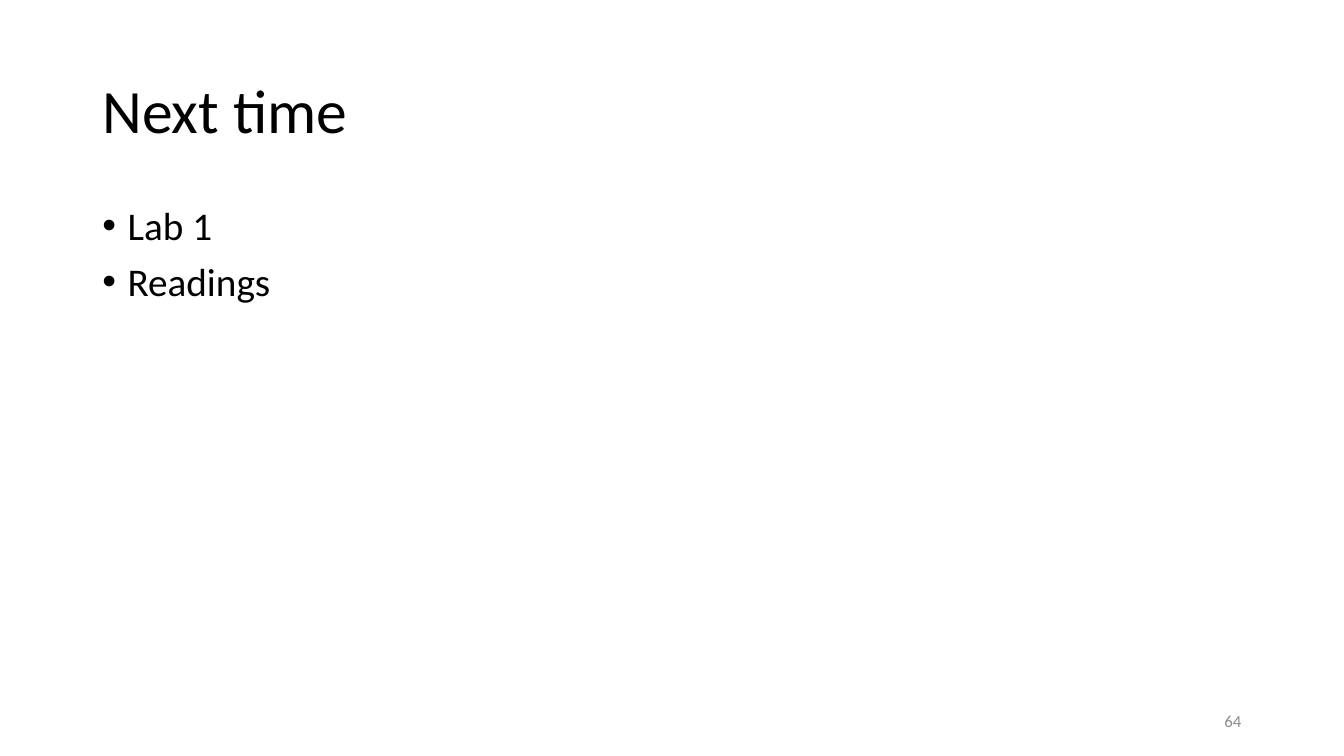
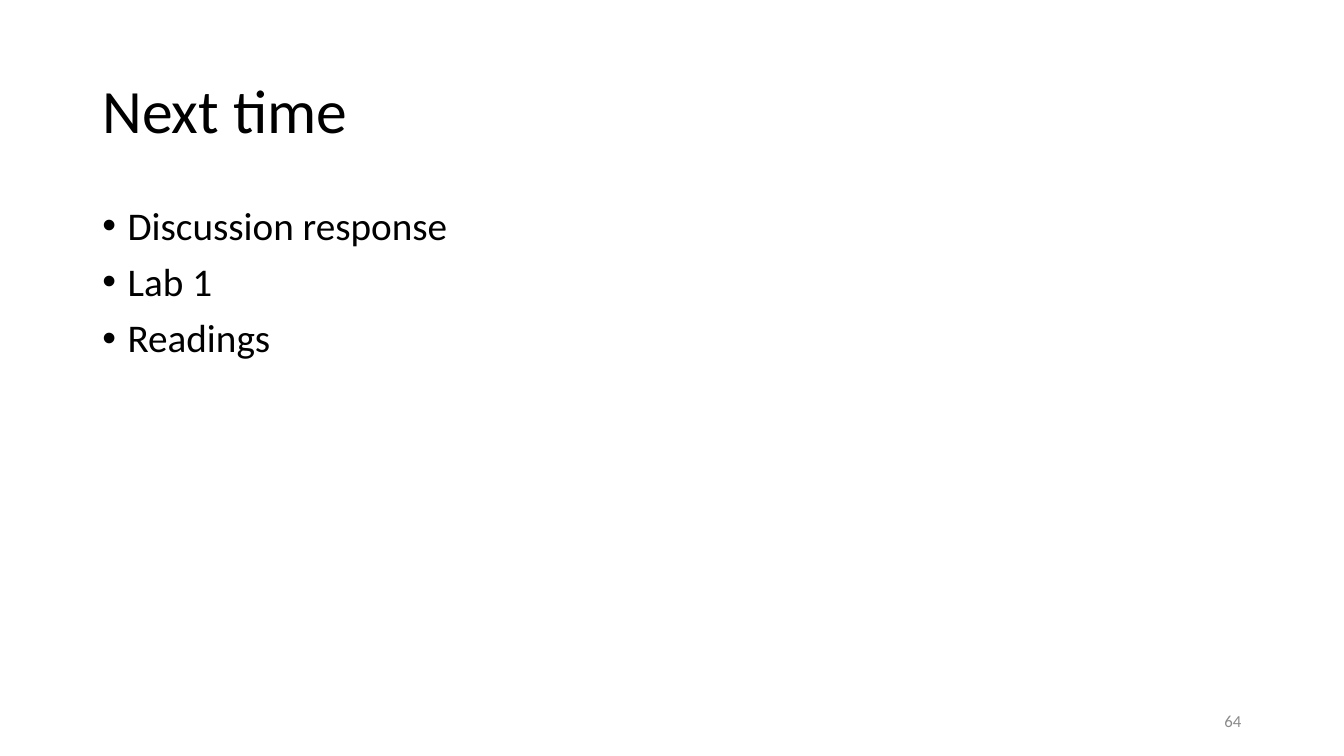
Before and after one commit to karlenaochoa/c4-ml-2020, a slide deck: slide 64 of slides/w2p1-bias-variance-resampling/w2p1.pptx. Drawn at 1344x756 pixels with LibreOffice and Linux fonts; fonts in the diff are those of the drawing. Boxes give left, top, right and bottom in pixels: in the first picture for what was removed or moved away, otherwise in the second. Text is boxed around its words. In the diff, an @@ line names an element or a change of style, - is before the commit and + after.

```diff
--- a/slides/w2p1-bias-variance-resampling/w2p1.pptx
+++ b/slides/w2p1-bias-variance-resampling/w2p1.pptx
@@ text at (128,213,447,247): paragraph added @@
+• Discussion response
```
Also in this commit, not shown: 8 other slides changed, 1 other file.
